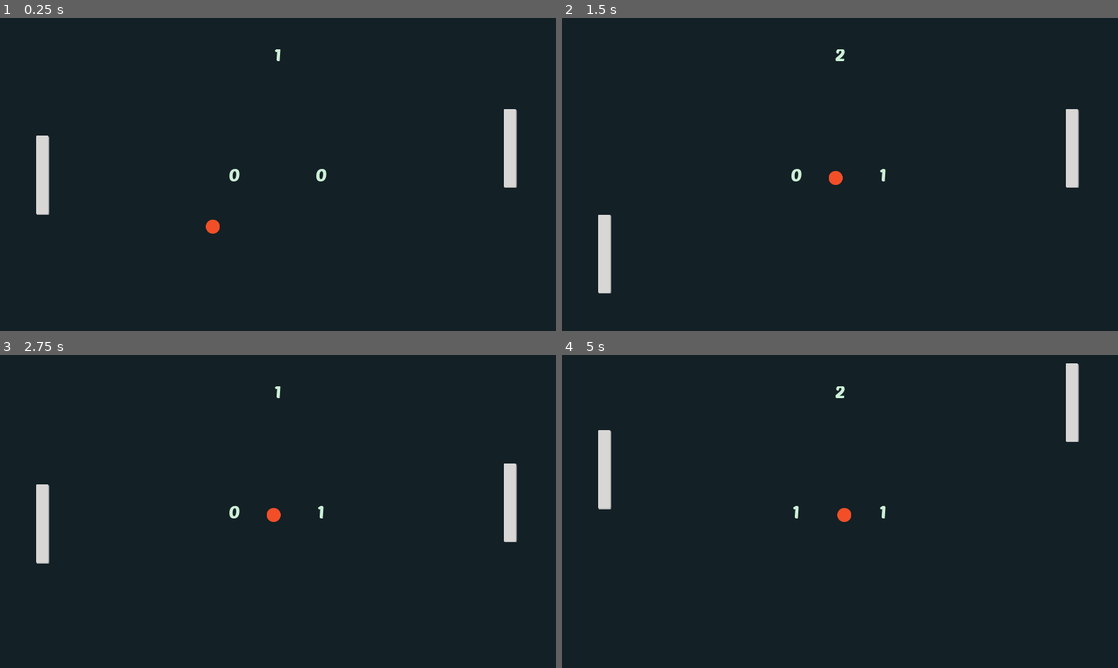
Above: before the commit, frames 1-4 (two rows, left to right).
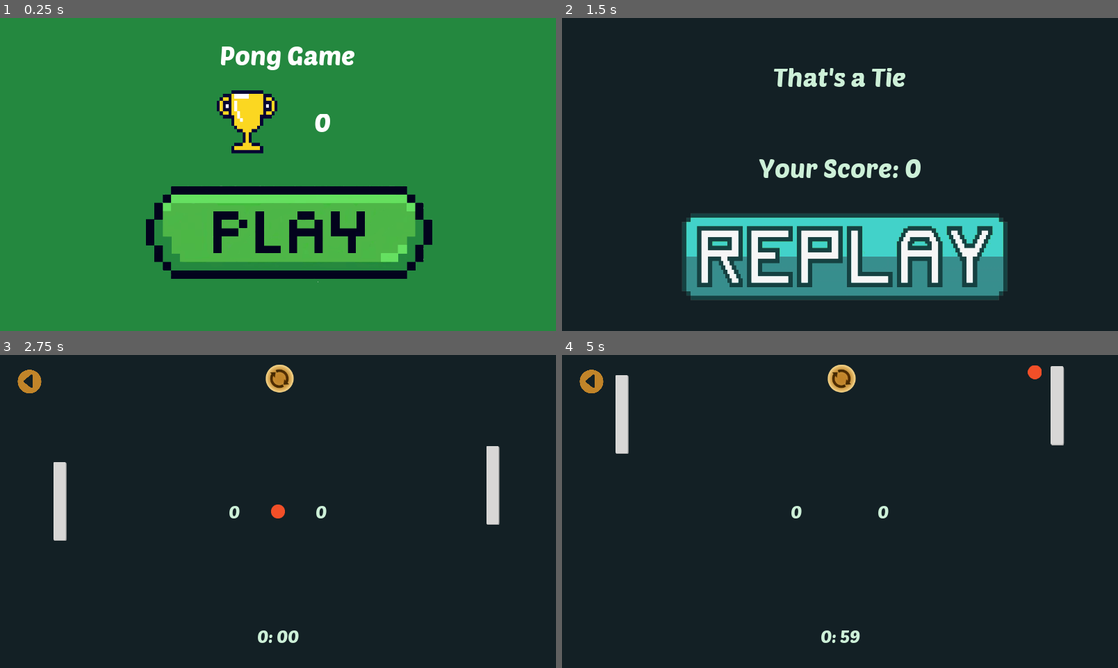
Above: after the commit, the same moments.

Repository: RezSat/PongGame-with-Godot
Game: Godot game, scene res://Menu/Menu.tscn
The game is run twice, just before and just after one commit, with the same random seed, the same clock (stepped at 60 frames per second) and the same inputs. Before the commit the project starts from res://Level/Level.tscn.
Inputs (mouse positions are in pixels of both pictures, inside the frame that each line leads up to):
- Up to frame 1 (0.25 s): no input
- Up to frame 2 (1.5 s): click (851, 230) at 0.52 s; click (840, 43) at 1.27 s
- Up to frame 3 (2.75 s): click (283, 592) at 2.02 s
- Up to frame 4 (5 s): tap Enter at 2.75 s; move the mouse to (962, 495) at 2.77 s; hold Up (ui_up) 2.78-3.53 s; hold Space 2.78-3.53 s; move the mouse to (728, 527) at 3.52 s; hold Down (ui_down) 3.53-4.28 s; tap Space at 3.6, 3.77, 4.07 s; move the mouse to (895, 442) at 4.27 s; hold Up (ui_up) from 4.28 s (still down); hold Space from 4.28 s (still down)

The runs differ from the first frame. In frame 1, 100% of the frame differs, in the area x 0-100%, y 0-100%; in frame 2, 19%; in frame 3, 3.3%; in frame 4, 3.5%.

Commit message:
Add files via upload

Diff:
--- /dev/null
+++ b/GameOver/GameOver.gd
@@ -0,0 +1,40 @@
+extends Node
+var score_player = "user://player.save"
+var score_opponent = "user://opponent.save"
+var highscore = "user://highscore.save"
+
+func load_score(score_file):
+	var score
+	var f = File.new()
+	if f.file_exists(score_file):
+		f.open(score_file, File.READ)
+		score = f.get_var()
+		f.close()
+	else:
+		score = 0
+	return score
+
+func save_score(score, score_file):
+	var f = File.new()
+	f.open(score_file, File.WRITE)
+	f.store_var(score)
+	f.close()
+
+func _process(delta):
+	var Player_score = load_score(score_player)
+	var Opponent_score = load_score(score_opponent)
+	var High_score = load_score(highscore)
+
+	if int(Player_score) > int(Opponent_score):
+		$Comment.text = "You Won!"
+	elif int(Player_score) == int(Opponent_score):
+		$Comment.text = "That's a Tie"
+	else:
+		$Comment.text == 'You Loose!'
+	$YourScore.text = "Your Score: "+str(Player_score)
+	if High_score == null:
+		save_score(Player_score, highscore)
+	if int(Player_score) > int(High_score):
+		save_score(Player_score, highscore)
+	if Input.is_key_pressed(KEY_SPACE):
+		get_tree().change_scene("res://Level/Level.tscn")
--- /dev/null
+++ b/GameOver/GameOver.tscn
@@ -0,0 +1,64 @@
+[gd_scene load_steps=6 format=2]
+
+[ext_resource path="res://Assets/PoetsenOne-Regular.ttf" type="DynamicFontData" id=1]
+[ext_resource path="res://Assets/replay.png" type="Texture" id=2]
+[ext_resource path="res://GameOver/ReplayButton.gd" type="Script" id=3]
+[ext_resource path="res://GameOver/GameOver.gd" type="Script" id=4]
+
+[sub_resource type="DynamicFont" id=1]
+size = 60
+font_data = ExtResource( 1 )
+
+[node name="Node" type="Node"]
+script = ExtResource( 4 )
+
+[node name="ColorRect" type="ColorRect" parent="."]
+anchor_right = 1.0
+anchor_bottom = 1.0
+color = Color( 0.0784314, 0.129412, 0.14902, 1 )
+__meta__ = {
+"_edit_use_anchors_": false
+}
+
+[node name="Comment" type="Label" parent="."]
+anchor_right = 1.0
+anchor_bottom = 1.0
+margin_top = 100.0
+custom_colors/font_color = Color( 0.807843, 0.945098, 0.85098, 1 )
+custom_fonts/font = SubResource( 1 )
+text = "You Loose!"
+align = 1
+__meta__ = {
+"_edit_use_anchors_": false
+}
+
+[node name="YourScore" type="Label" parent="."]
+anchor_right = 1.0
+anchor_bottom = 1.0
+margin_top = -30.0
+custom_colors/font_color = Color( 0.807843, 0.945098, 0.85098, 1 )
+custom_fonts/font = SubResource( 1 )
+text = "Your Score: 0"
+align = 1
+valign = 1
+__meta__ = {
+"_edit_use_anchors_": false
+}
+
+[node name="Button" type="Button" parent="."]
+anchor_left = 0.045
+anchor_top = 0.143
+anchor_right = 0.955
+anchor_bottom = 0.842
+margin_left = 177.4
+margin_top = 302.04
+margin_right = -155.4
+margin_bottom = 85.7599
+icon = ExtResource( 2 )
+flat = true
+script = ExtResource( 3 )
+__meta__ = {
+"_edit_use_anchors_": false
+}
+
+[connection signal="pressed" from="Button" to="Button" method="_on_Button_pressed"]
--- /dev/null
+++ b/GameOver/ReplayButton.gd
@@ -0,0 +1,4 @@
+extends Button
+
+func _on_Button_pressed():
+	get_tree().change_scene("res://Level/Level.tscn")
--- a/Level/Level.gd
+++ b/Level/Level.gd
@@ -1,30 +1,75 @@
 extends Node
+var score_player = "user://player.save"
+var score_opponent = "user://opponent.save"
 
 var PlayerSore = 0
 var OpponentScore = 0
 
+func save_score(score, score_file):
+	var f = File.new()
+	f.open(score_file, File.WRITE)
+	f.store_var(score)
+	f.close()
+
 func _on_Left_body_entered(body):
+	score_achieved()
+	PlayerSore += 1
+
+func _on_Right_body_entered(body):
 	score_achieved()
 	OpponentScore += 1
 
-func _on_Right_body_entered(body):
-	score_achieved()
-	PlayerSore += 1
-
 func _process(delta):
+	if len(str(int($Timer.time_left))) == 2:
+		$Time.text = "0: "+ str(int($Timer.time_left))
+	else:
+		$Time.text = "0: 0"+ str(int($Timer.time_left))
 	$PlayerScore.text = str(PlayerSore)
+	save_score(OpponentScore, score_opponent)
 	$OpponentScore.text = str(OpponentScore)
+	save_score(PlayerSore, score_player)
 	$CountDownLabel.text = str(int($CountdownTimer.time_left) + 1)
 
 func _on_CountdownTimer_timeout():
+	$Timer.set_paused(false)
 	get_tree().call_group('BallGroup', 'restart_ball')
 	$CountDownLabel.visible = false
 
+func _ready():
+	$Ball.position = Vector2(640,360)
+	get_tree().call_group('BallGroup', 'stop_ball')
+	$CountDownLabel.visible = false
+	var starttimer = Timer.new()
+	starttimer.set_one_shot(true)
+	starttimer.set_wait_time(2)
+	starttimer.connect("timeout", self, "start_it")
+	add_child(starttimer)
+	starttimer.start()
+
+func start_it():
+	$Timer.set_one_shot(true)
+	$Timer.set_wait_time(60)
+	$Timer.connect("timeout", self, "on_timeout")
+	$Timer.start()
+	get_tree().call_group('BallGroup', 'restart_ball')
+	$CountDownLabel.visible = false
+
+func on_timeout():
+	$CountdownTimer.stop()
+	get_tree().change_scene("res://GameOver/GameOver.tscn")
+
 func score_achieved():
+	if int($Timer.time_left) == 0:
+		on_timeout()
+	$Timer.set_paused(true)
 	$Ball.position = Vector2(640,360)
 	get_tree().call_group('BallGroup', 'stop_ball')
 	$CountdownTimer.start()
 	$CountDownLabel.visible = true
 	$ScoreSound.play()
-	$Player.position.x = 1175
-	$Opponent.position.x = 100
+	$Player.position.x = 1135
+	$Opponent.position.x = 130
+
+
+func _on_Reset_pressed():
+	score_achieved()
--- a/Level/Level.tscn
+++ b/Level/Level.tscn
@@ -6,6 +6,8 @@
 [ext_resource path="res://Level/Level.gd" type="Script" id=4]
 [ext_resource path="res://Assets/PoetsenOne-Regular.ttf" type="DynamicFontData" id=5]
 [ext_resource path="res://Assets/ping_pong_8bit_plop.ogg" type="AudioStream" id=6]
+[ext_resource path="res://Assets/reset.png" type="Texture" id=7]
+[ext_resource path="res://Assets/LogoMakr-9WSrPV.png" type="Texture" id=8]
 
 [sub_resource type="DynamicFont" id=3]
 size = 40
@@ -36,7 +38,7 @@
 "_edit_use_anchors_": false
 }
 
-[node name="PlayerScore" type="Label" parent="."]
+[node name="OpponentScore" type="Label" parent="."]
 anchor_right = 1.0
 anchor_bottom = 1.0
 margin_left = -200.0
@@ -49,7 +51,7 @@
 "_edit_use_anchors_": false
 }
 
-[node name="OpponentScore" type="Label" parent="."]
+[node name="PlayerScore" type="Label" parent="."]
 anchor_right = 1.0
 anchor_bottom = 1.0
 margin_left = 200.0
@@ -62,10 +64,23 @@
 "_edit_use_anchors_": false
 }
 
+[node name="Time" type="Label" parent="."]
+anchor_right = 1.0
+anchor_bottom = 1.0
+margin_bottom = -50.0
+custom_colors/font_color = Color( 0.807843, 0.945098, 0.85098, 1 )
+custom_fonts/font = SubResource( 5 )
+text = "0 : 59"
+align = 1
+valign = 2
+__meta__ = {
+"_edit_use_anchors_": false
+}
+
 [node name="CountDownLabel" type="Label" parent="."]
 anchor_right = 1.0
 anchor_bottom = 1.0
-margin_top = 60.0
+margin_top = 100.0
 custom_colors/font_color = Color( 0.807843, 0.945098, 0.85098, 1 )
 custom_fonts/font = SubResource( 5 )
 text = "Count Down"
@@ -75,7 +90,7 @@
 }
 
 [node name="Player" parent="." instance=ExtResource( 1 )]
-position = Vector2( 1175, 300 )
+position = Vector2( 1135, 300 )
 scale = Vector2( 1, 1.5 )
 
 [node name="WallTop" type="StaticBody2D" parent="."]
@@ -100,7 +115,7 @@
 shape = SubResource( 1 )
 
 [node name="Opponent" parent="." instance=ExtResource( 2 )]
-position = Vector2( 100, 300 )
+position = Vector2( 140, 300 )
 scale = Vector2( 1, 1.5 )
 
 [node name="Ball" parent="." instance=ExtResource( 3 )]
@@ -132,6 +147,27 @@
 [node name="ScoreSound" type="AudioStreamPlayer" parent="."]
 stream = ExtResource( 6 )
 
+[node name="Timer" type="Timer" parent="."]
+
+[node name="Reset" type="Button" parent="."]
+anchor_right = 0.053
+anchor_bottom = 0.072
+margin_left = 605.0
+margin_top = 19.0
+margin_right = 615.16
+margin_bottom = 38.16
+icon = ExtResource( 7 )
+flat = true
+__meta__ = {
+"_edit_use_anchors_": false
+}
+
+[node name="LogoMakr-9wsrPv" type="Sprite" parent="."]
+position = Vector2( 68, 61 )
+scale = Vector2( 0.2, 0.2 )
+texture = ExtResource( 8 )
+
 [connection signal="body_entered" from="Left" to="." method="_on_Left_body_entered"]
 [connection signal="body_entered" from="Right" to="." method="_on_Right_body_entered"]
 [connection signal="timeout" from="CountdownTimer" to="." method="_on_CountdownTimer_timeout"]
+[connection signal="pressed" from="Reset" to="." method="_on_Reset_pressed"]
--- /dev/null
+++ b/Menu/Menu.gd
@@ -0,0 +1,24 @@
+extends Node
+
+var highscore = "user://highscore.save"
+
+func load_score(score_file):
+	var score
+	var f = File.new()
+	if f.file_exists(score_file):
+		f.open(score_file, File.READ)
+		score = f.get_var()
+		f.close()
+	else:
+		score = 0
+	return score
+
+func _process(delta):
+	var High_score = load_score(highscore)
+	if High_score == null:
+		High_score == "0"
+	$"highscore".text = str(High_score)
+
+
+func _on_Button_pressed():
+	get_tree().change_scene("res://Level/Level.tscn")
--- /dev/null
+++ b/Menu/Menu.tscn
@@ -0,0 +1,67 @@
+[gd_scene load_steps=6 format=2]
+
+[ext_resource path="res://Assets/PoetsenOne-Regular.ttf" type="DynamicFontData" id=1]
+[ext_resource path="res://Assets/highscore-icon.jpg" type="Texture" id=2]
+[ext_resource path="res://Assets/player-button-pong.png" type="Texture" id=3]
+[ext_resource path="res://Menu/Menu.gd" type="Script" id=4]
+
+[sub_resource type="DynamicFont" id=1]
+size = 60
+font_data = ExtResource( 1 )
+
+[node name="Menu" type="Node"]
+script = ExtResource( 4 )
+
+[node name="ColorRect" type="ColorRect" parent="."]
+margin_left = -15.0
+margin_top = -15.0
+margin_right = 1294.0
+margin_bottom = 734.0
+color = Color( 0.145098, 0.537255, 0.25098, 1 )
+__meta__ = {
+"_edit_use_anchors_": false
+}
+
+[node name="Highscore-icon" type="Sprite" parent="."]
+position = Vector2( 569, 239 )
+scale = Vector2( 0.640271, 0.776596 )
+texture = ExtResource( 2 )
+
+[node name="highscore" type="Label" parent="."]
+margin_left = 593.0
+margin_top = 203.0
+margin_right = 894.0
+margin_bottom = 277.0
+custom_fonts/font = SubResource( 1 )
+text = "0100"
+align = 1
+valign = 1
+__meta__ = {
+"_edit_use_anchors_": false
+}
+
+[node name="Label2" type="Label" parent="."]
+margin_left = 503.0
+margin_top = 48.0
+margin_right = 818.0
+margin_bottom = 122.0
+custom_fonts/font = SubResource( 1 )
+text = "Pong Game"
+align = 1
+valign = 1
+__meta__ = {
+"_edit_use_anchors_": false
+}
+
+[node name="Button" type="Button" parent="."]
+margin_left = 323.0
+margin_top = 369.0
+margin_right = 1008.0
+margin_bottom = 611.0
+icon = ExtResource( 3 )
+flat = true
+__meta__ = {
+"_edit_use_anchors_": false
+}
+
+[connection signal="pressed" from="Button" to="." method="_on_Button_pressed"]
--- a/project.godot
+++ b/project.godot
@@ -11,8 +11,10 @@
 [application]
 
 config/name="Pong"
-run/main_scene="res://Level/Level.tscn"
-config/icon="res://icon.png"
+run/main_scene="res://Menu/Menu.tscn"
+boot_splash/image="res://Assets/splash.png"
+boot_splash/bg_color=Color( 0.498039, 0.282353, 0.12549, 1 )
+config/icon="res://Assets/icon.png"
 
 [display]
 
@@ -40,7 +42,12 @@
 [physics]
 
 common/enable_pause_aware_picking=true
+2d/physics_engine="GodotPhysics"
+2d/bvh_collision_margin=1.5
+2d/default_gravity=100
 
 [rendering]
 
+quality/subsurface_scattering/quality=2
+environment/default_clear_color=Color( 0.301961, 0.301961, 0.301961, 1 )
 environment/default_environment="res://default_env.tres"
Binary file added: Assets/LogoMakr-5PqRY4.png
Not shown, added: Assets/LogoMakr-5PqRY4.png.import
Binary file added: Assets/LogoMakr-9WSrPV(1).png
Not shown, added: Assets/LogoMakr-9WSrPV(1).png.import
Binary file added: Assets/LogoMakr-9WSrPV.png
Not shown, added: Assets/LogoMakr-9WSrPV.png.import
Binary file added: Assets/highscore-icon.jpg
Not shown, added: Assets/highscore-icon.jpg.import
Binary file added: Assets/icon-android.png
Not shown, added: Assets/icon-android.png.import
Not shown, added: Assets/icon-small.png.import
Binary file added: Assets/icon.png
(and 10 more such lines)
